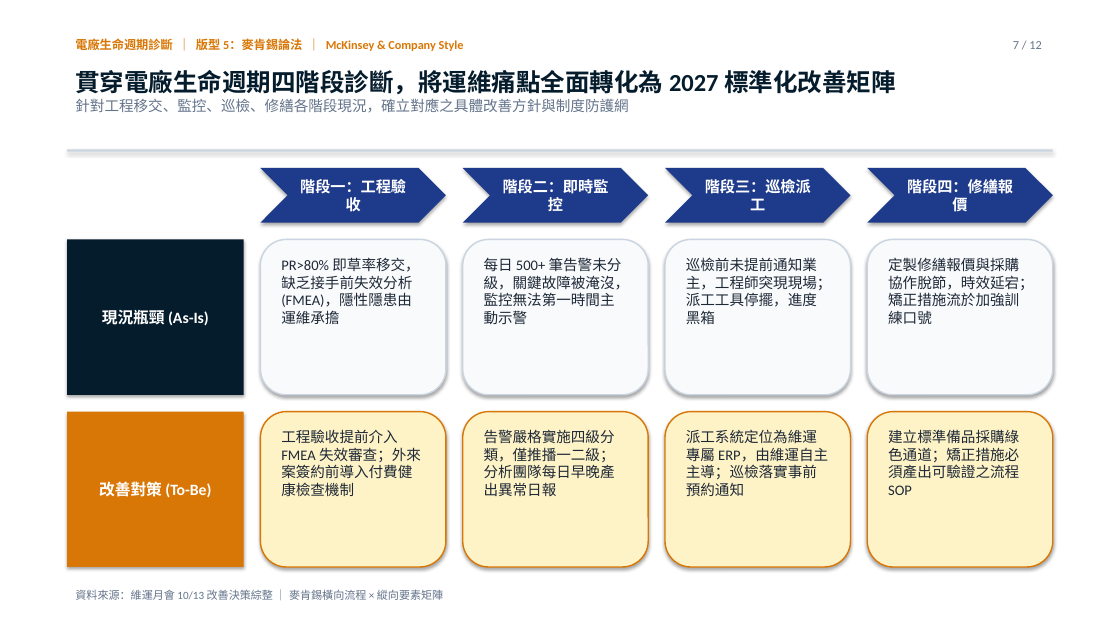
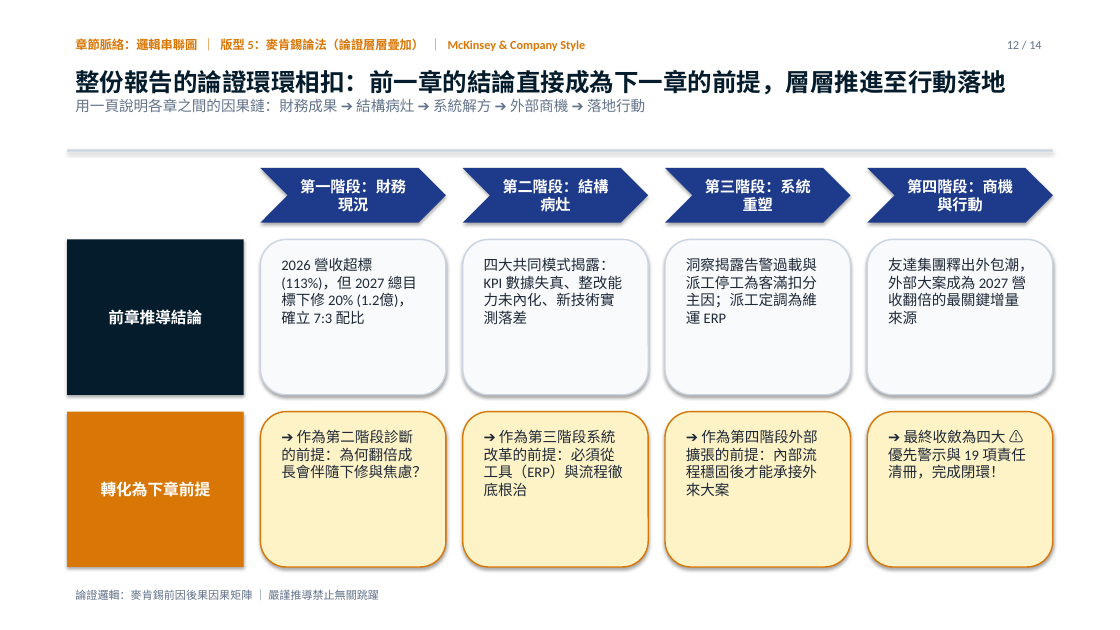
Before and after one commit to davidyeh51/management-meeting-portal, a slide deck: slide 12 of acmepoint_meeting_zero_noise.pptx (slide 7 before the commit). Drawn at 1120x630 pixels with LibreOffice and Linux fonts; fonts in the diff are those of the drawing. Boxes give left, top, right and bottom in pixels: in the first picture for what was removed or moved away, otherwise in the second. Text is boxed around its words. In the diff, an @@ line names an element or a change of style, - is before the commit and + after.

```diff
--- a/acmepoint_meeting_zero_noise.pptx
+++ b/acmepoint_meeting_zero_noise.pptx
@@ text at <box>75,37,585,54</box>: text changed @@
-電廠生命週期診斷 ｜ 版型 5：麥肯錫論法 ｜ McKinsey & Company Style
+章節脈絡：邏輯串聯圖 ｜ 版型 5：麥肯錫論法（論證層層疊加） ｜ McKinsey & Company Style
@@ text at <box>1007,41,1041,49</box>: text changed @@
-7 / 12
+12 / 14
@@ text at <box>75,70,1006,112</box>: text changed; size 12.5 to 21 pt; text colour #64748B to #051C2C; bold on @@
-貫穿電廠生命週期四階段診斷，將運維痛點全面轉化為 2027 標準化改善矩陣
-針對工程移交、監控、巡檢、修繕各階段現況，確立對應之具體改善方針與制度防護網
+整份報告的論證環環相扣：前一章的結論直接成為下一章的前提，層層推進至行動落地
+用一頁說明各章之間的因果鏈：財務成果 ➔ 結構病灶 ➔ 系統解方 ➔ 外部商機 ➔ 落地行動
@@ text in chevron at <box>300,179,406,211</box>: text changed @@
-階段一：工程驗收
+第一階段：財務現況
@@ text in chevron at <box>503,179,609,212</box>: text changed @@
-階段二：即時監控
+第二階段：結構病灶
@@ text in chevron at <box>705,179,811,215</box>: text changed @@
-階段三：巡檢派工
+第三階段：系統重塑
@@ text in chevron at <box>907,179,1013,212</box>: text changed @@
-階段四：修繕報價
+第四階段：商機與行動
@@ text at <box>281,258,417,324</box>: text changed @@
-PR>80% 即草率移交，缺乏接手前失效分析 (FMEA)，隱性隱患由運維承擔
+2026 營收超標 (113%)，但 2027 總目標下修 20% (1.2億)，確立 7:3 配比
@@ text at <box>484,257,623,324</box>: text changed @@
-每日 500+ 筆告警未分級，關鍵故障被淹沒，監控無法第一時間主動示警
+四大共同模式揭露：KPI 數據失真、整改能力未內化、新技術實測落差
@@ text at <box>686,257,817,324</box>: text changed @@
-巡檢前未提前通知業主，工程師突現現場；派工工具停擺，進度黑箱
+洞察揭露告警過載與派工停工為客滿扣分主因；派工定調為維運 ERP
@@ text at <box>888,257,1034,324</box>: text changed @@
-定製修繕報價與採購協作脫節，時效延宕；矯正措施流於加強訓練口號
+友達集團釋出外包潮，外部大案成為 2027 營收翻倍的最關鍵增量來源
@@ text in rectangle at <box>108,307,202,328</box>: text changed @@
-現況瓶頸 (As-Is)
+前章推導結論
@@ text at <box>281,430,427,478</box>: text changed @@
-工程驗收提前介入 FMEA 失效審查；外來案簽約前導入付費健康檢查機制
+➔ 作為第二階段診斷的前提：為何翻倍成長會伴隨下修與焦慮？
@@ text at <box>484,429,623,496</box>: text changed @@
-告警嚴格實施四級分類，僅推播一二級；分析團隊每日早晚產出異常日報
+➔ 作為第三階段系統改革的前提：必須從工具（ERP）與流程徹底根治
@@ text at <box>686,429,818,496</box>: text changed @@
-派工系統定位為維運專屬 ERP，由維運自主主導；巡檢落實事前預約通知
+➔ 作為第四階段外部擴張的前提：內部流程穩固後才能承接外來大案
@@ text at <box>888,430,1026,479</box>: text changed @@
-建立標準備品採購綠色通道；矯正措施必須產出可驗證之流程 SOP
+➔ 最終收斂為四大 ⚠️ 優先警示與 19 項責任清冊，完成閉環！
@@ text in rectangle at <box>101,481,211,497</box>: text changed @@
-改善對策 (To-Be)
+轉化為下章前提
@@ text at <box>75,590,379,600</box>: text changed @@
-資料來源：維運月會 10/13 改善決策綜整 ｜ 麥肯錫橫向流程 × 縱向要素矩陣
+論證邏輯：麥肯錫前因後果因果矩陣 ｜ 嚴謹推導禁止無關跳躍
```
Also in this commit, not shown: 6 other slides changed, 7 slides added, 5 slides removed, 6 other files.
